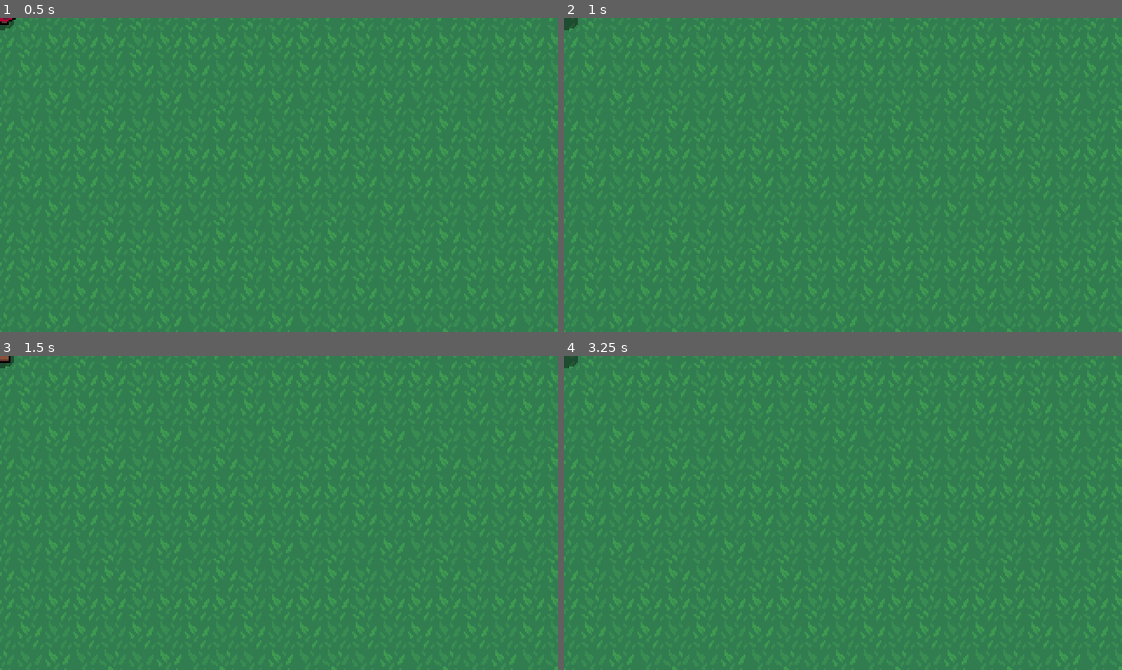
Above: before the commit, frames 1-4 (two rows, left to right).
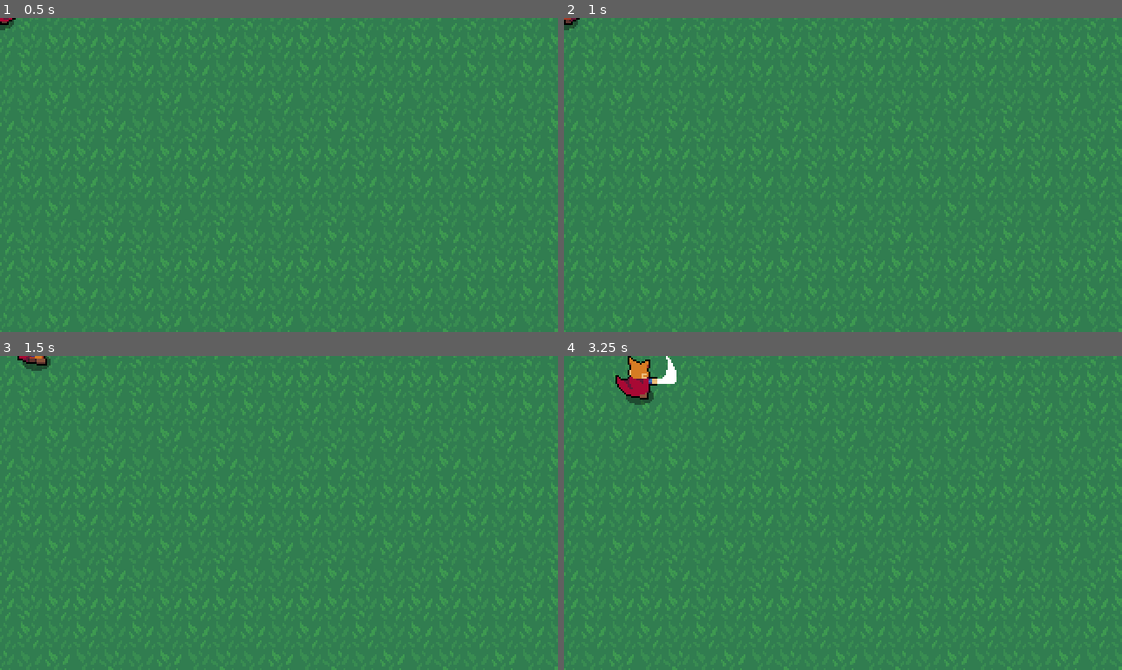
Above: after the commit, the same moments.

Repository: vinibeloni/godot-4
Game: Godot game, scene res://world/World.tscn
Two runs of this game, one before a commit and one after it. Both use one fixed random seed, a clock stepped at 60 frames per second and the inputs below.
Inputs:
- Up to frame 1 (0.5 s): no input
- Up to frame 2 (1 s): tap Enter (ui_accept) at 0.5, 0.77 s; hold Right (ui_right) from 0.53 s (still down); tap K (attack) at 0.6 s
- Up to frame 3 (1.5 s): release Right (ui_right) at 1.28 s; hold Down (ui_down) from 1.28 s (still down); tap K (attack) at 1.35 s
- Up to frame 4 (3.25 s): tap Enter (ui_accept) at 1.52, 3.02 s; release Down (ui_down) at 2.03 s; hold Right (ui_right) 2.03-2.78 s; tap K (attack) at 2.1, 2.85 s; hold Up (ui_up) from 2.78 s (still down)

Frame 1 is identical in both runs. In frame 2, less than 0.1% of the frame differs, in the area x 0-3%, y 0-3%; in frame 3, 0.3%; in frame 4, 0.9%, in the area x 0-21%, y 0-16%.
Error before the commit: Invalid access to property or key 'velocity' on a base object of type 'Nil'. (res://movement/Movement.gd:14)

Commit message:
wip

Diff:
--- a/movement/Animations.gd
+++ b/movement/Animations.gd
@@ -1,30 +1,24 @@
 class_name Animations
 extends Node
 
-@export var _animation_tree: AnimationTree
+const _animations = ["idle", "walk", "roll", "attack"]
+
+@export var animation_tree: AnimationTree
 @export var looking_position = Vector2.ZERO
 
-var _looking_position = Vector2.ZERO
 var _animation_state: AnimationNodeStateMachinePlayback
 
 func _ready() -> void:
-  _animation_tree.active = true
-  _animation_state = _animation_tree["parameters/playback"]
+  animation_tree.active = true
+  _animation_state = animation_tree["parameters/playback"]
 
 func execute(state: String, update_direction = true) -> void:
   _set_animations_position()
 
-  if update_direction:
-    _looking_position = looking_position
-
   _animation_state.travel(state)
 
-# to make it generic just add an array with all parameters(animations)
 func _set_animations_position() -> void:
-  _set_blend_position("idle")
-  _set_blend_position("walk")
-  _set_blend_position("roll")
-  _set_blend_position("attack")
+  _animations.map(func(anim): _set_blend_position(anim))
 
 func _set_blend_position(animationName: String) -> void:
-  _animation_tree["parameters/%s/blend_position" % animationName] = _looking_position
+  animation_tree["parameters/%s/blend_position" % animationName] = looking_position
--- a/movement/Movement.gd
+++ b/movement/Movement.gd
@@ -4,7 +4,7 @@
 @export var body: CharacterBody2D
 @export var looking_position: Vector2
 
-func execute():
+func move():
   body.move_and_slide()
 
 func accelerate_smooth(acceleration: float, max_speed: float, delta: float) -> void:
--- a/movement/PlayerMovement.gd
+++ /dev/null
@@ -1,26 +0,0 @@
-class_name PlayerMovement
-extends Node
-
-@export_category("Dependencies")
-@export var _movement: Movement
-
-@export_category("Movement")
-@export var MAX_SPEED = 100
-@export var ACCELERATION = 500
-@export var ROLL_ACCELERATION = 110
-@export var FRICCTION = 500
-
-func move():
-  _movement.execute()
-
-func walk(delta: float):
-  _movement.accelerate_smooth(ACCELERATION, MAX_SPEED, delta)
-
-func roll():
-  _movement.accelerate(ROLL_ACCELERATION)
-
-func brake(delta: float):
-  _movement.stop_smooth(FRICCTION, delta)
-
-func stop():
-  _movement.stop()
--- a/movement/PlayerMovement.tscn
+++ /dev/null
@@ -1,6 +0,0 @@
-[gd_scene load_steps=2 format=3 uid="uid://07fbyh3sqwj1"]
-
-[ext_resource type="Script" path="res://movement/PlayerMovement.gd" id="1_gajof"]
-
-[node name="PlayerMovement" type="Node2D"]
-script = ExtResource("1_gajof")
--- a/player/Player.gd
+++ b/player/Player.gd
@@ -31,8 +31,6 @@
     State.ATTACK:
       _attack()
 
-  _check_new_state()
-
 func _move() -> void:
   _input = Input.get_vector("ui_left", "ui_right", "ui_up", "ui_down")
 
@@ -46,7 +44,8 @@
     _movement.stop_smooth(FRICCTION, _delta)
     _animations.execute("idle", false)
 
-  _movement.execute()
+  _movement.move()
+  _check_new_state()
 
 func _check_new_state() -> void:
   if Input.is_action_just_pressed("ui_accept"):
@@ -59,7 +58,7 @@
 func _roll() -> void:
   _movement.accelerate(ROLL_ACCELERATION)
   _animations.execute("roll")
-  _movement.execute()
+  _movement.move()
 
 func roll_animation_finished() -> void:
   _movement.stop_smooth(FRICCTION, _delta)
--- a/player/Player.tscn
+++ b/player/Player.tscn
@@ -588,7 +588,8 @@
 parameters/roll/blend_position = Vector2(0, 0)
 parameters/walk/blend_position = Vector2(0, 0)
 
-[node name="Animations" parent="." node_paths=PackedStringArray("_animation_tree") instance=ExtResource("4_mq07g")]
-_animation_tree = NodePath("../AnimationTree")
-
-[node name="Movement" parent="." instance=ExtResource("5_qprp4")]
+[node name="Animations" parent="." node_paths=PackedStringArray("animation_tree") instance=ExtResource("4_mq07g")]
+animation_tree = NodePath("../AnimationTree")
+
+[node name="Movement" parent="." node_paths=PackedStringArray("body") instance=ExtResource("5_qprp4")]
+body = NodePath("..")
